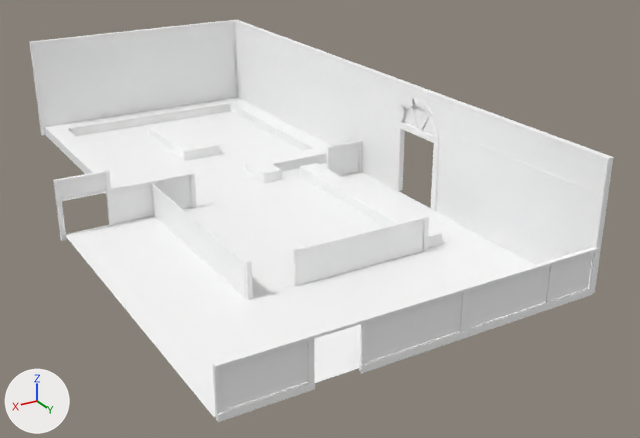
Renders of the FBX model assets/3D/shop.fbx from each side of a commit.
Rendered twice from a camera (50 mm lens) standing at (17.4, 40.9, 15.4) and looking at (-1.5, 9.5, -0.3). The lights are fixed; the arrows at lower left show +X, +Y and +Z. The first picture is the older version. Where no turn or scale is listed for an object, it has been applied to the vertices. Vertices at exactly the same position are counted once.

Names of what the first picture shows: '_0037_shop_Optimized'.
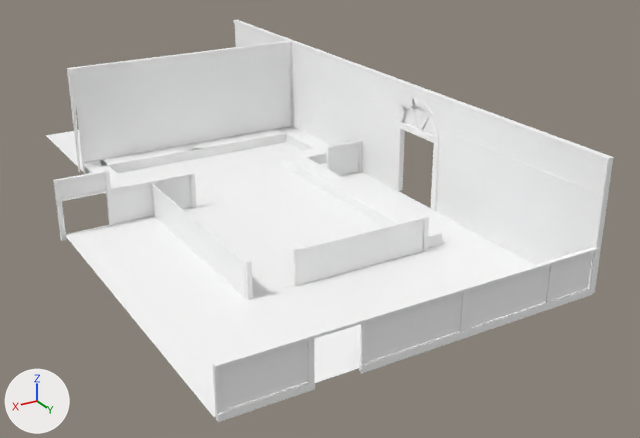
The change in detail:
me_scene_001 is used by ob_0037_shop_optimized; location (0.0, 0.0, 0.0).
me_scene_001 had 1838 vertices, 1784 faces and spanned x -6.2..9.2, y -8.3..21.3, z -1.3..5.3.
me_scene_001 now has 1257 vertices, 1145 faces and spans x -6.2..9.2, y -8.2..21.3, z -1.3..5.3.
me_scene_001 part 1: the loose piece of 7 vertices spanning x -6.1..-5.9, y -8.2..-7.9, z -1.3..5.3 is moved by (0.0, 7.0, 0.0).
me_scene_001 part 2: a new loose piece of 15 vertices spanning x 3.0..4.0, y -1.0..0.0, z 0.0..0.5.
me_scene_001 part 3: a new loose piece of 14 vertices spanning x -3.0..-2.0, y -1.0..0.0, z 0.0..0.5.
me_scene_001 part 4: a new loose piece of 14 vertices spanning x 2.0..3.0, y -1.0..0.0, z 0.0..0.5.
me_scene_001 part 5: a new loose piece of 14 vertices spanning x -4.0..-3.0, y -1.0..0.0, z 0.0..0.5.
me_scene_001 part 6: 20 loose pieces with 410 vertices, spanning x -6.0..6.2, y -8.3..5.0, z 0.0..5.3, are deleted.
me_scene_001 part 7: 3 vertices moved from x -1.0..1.0, y -2.0, z 0.0..0.5 to x -2.0..2.0, y -1.0..0.0, z 0.5; 352 vertices removed from x -6.0..6.0, y -8.3..-1.0, z 0.0..5.3; 124 vertices added at x -6.0..6.2, y -1.3..0.0, z 0.0..5.3.
me_scene_001 part 8: 2 vertices moved from x -2.7..-2.5, y 4.0, z 0.0 to x -3.0, y 4.2..4.5, z 0.4; 17 vertices removed from x -3.0..-2.0, y 3.0..4.0, z 0.0..0.5; 17 vertices added at x -4.0..-3.0, y 4.0..5.0, z 0.0..0.5.

Pixel boxes (x1, y1, x2, y2) of what changed, in the pictures (640 x 438 px; the box of a moved part takes in the faces that stretch with it):
'_0037_shop_Optimized', reshaped
    before: (29, 20, 613, 422)
    after: (46, 20, 613, 422)
part 1 of me_scene_001, moved or reshaped
    before: (233, 20, 238, 98)
    after: (290, 40, 294, 126)
part 2 of me_scene_001, added
    after: (122, 153, 148, 171)
part 3 of me_scene_001, added
    after: (229, 134, 253, 151)
part 4 of me_scene_001, added
    after: (141, 150, 166, 167)
part 5 of me_scene_001, added
    after: (245, 132, 270, 148)
part 6 of me_scene_001, deleted
    before: (29, 41, 282, 183)
part 7 of me_scene_001, built on
    before: (35, 20, 362, 206)
    after: (67, 41, 310, 174)
part 8 of me_scene_001, moved or reshaped
    before: (263, 155, 290, 171)
    after: (290, 157, 327, 176)
